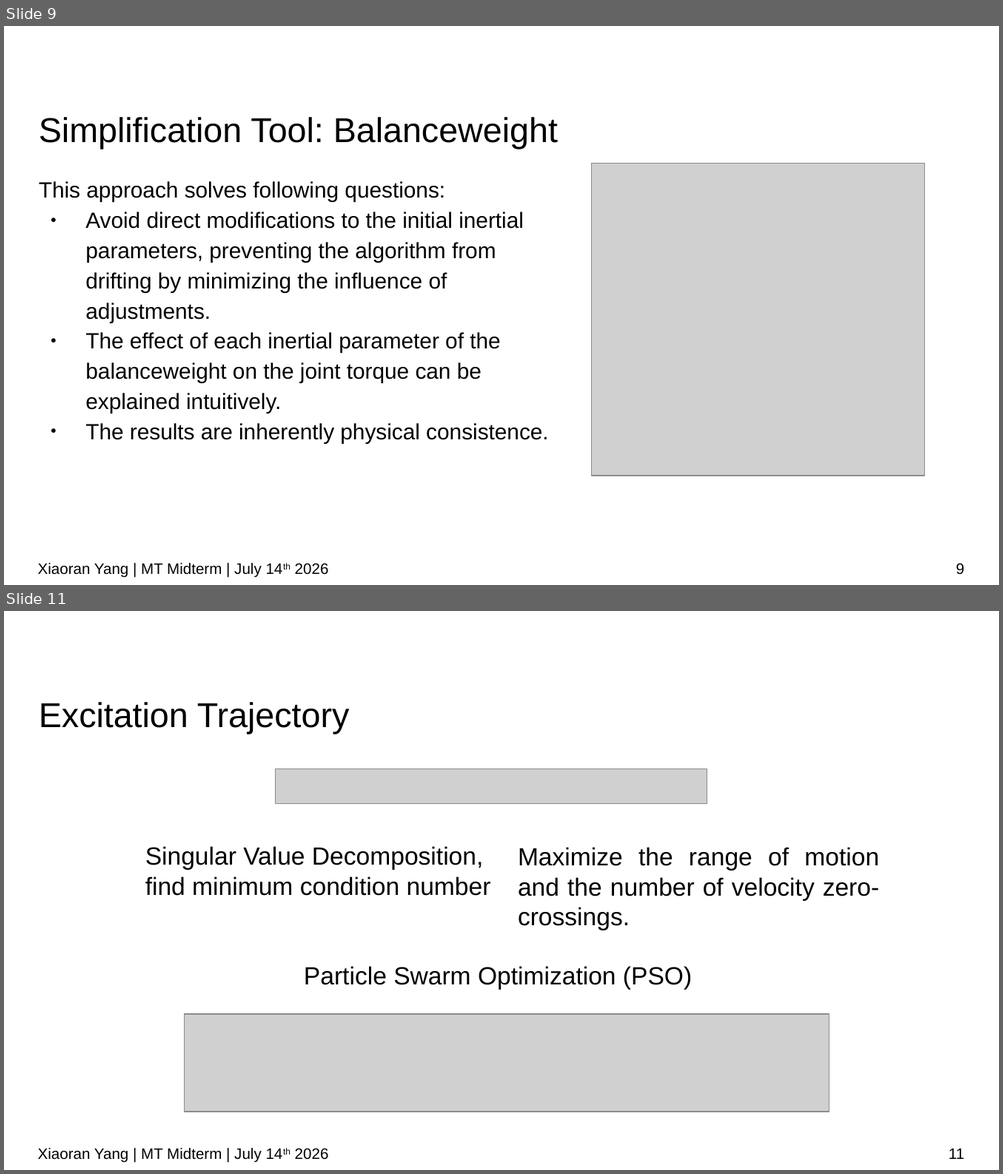
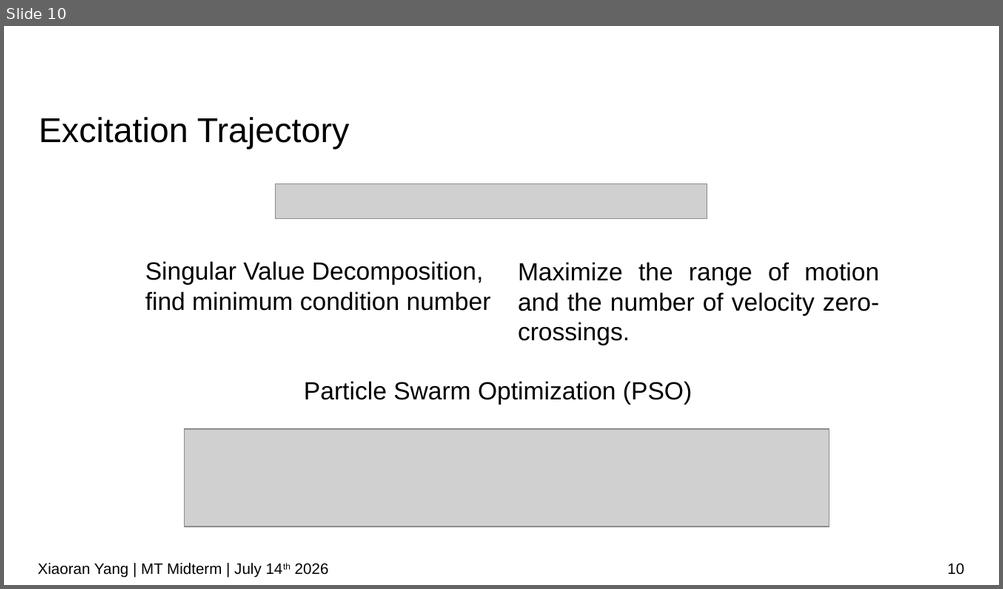
Before and after one commit to IDoccupled/identification, a slide deck: presentation/Midterm.odp. Shown one above the other, each under a label of ours: slides 9 and 11 before the commit, slide 10 after it; the slides between them are not shown. The pictures are 1003x1174 and 1003x589 pixels, drawn with LibreOffice and Linux fonts; fonts in the diff are those of the drawing; grey boxes stand for pictures; background and template pictures are left out. Boxes give left, top, right and bottom in pixels: in the first picture for what was removed or moved away, otherwise in the second. Text is boxed around its words. In the diff, an @@ line names an element or a change of style, - is before the commit and + after.

```diff
--- a/presentation/Midterm.odp
+++ b/presentation/Midterm.odp
@@ slide 9 removed at box(4, 26, 999, 585), background #FFFFFF @@
@@ title removed at box(39, 117, 558, 149) @@
-Simplification Tool: Balanceweight
@@ picture removed at box(592, 163, 925, 477) @@
@@ text removed at box(39, 181, 549, 443) @@
-This approach solves following questions:
-● Avoid direct modifications to the initial inertial parameters, preventing the algorithm from drifting by minimizing the influence of adjustments.
-● The effect of each inertial parameter of the balanceweight on the joint torque can be explained intuitively.
-● The results are inherently physical consistence.
@@ text removed at box(38, 563, 329, 578) @@
-Xiaoran Yang | MT Midterm | July 14th 2026
@@ page number removed at box(956, 563, 964, 574) @@
-9
@@ what was slide 11 is now slide 10 @@
@@ page number at box(947, 563, 964, 575): text changed @@
-11
+10
```
Also in this commit, not shown: 7 slides changed, 2 slides added, 2 other slides removed.
